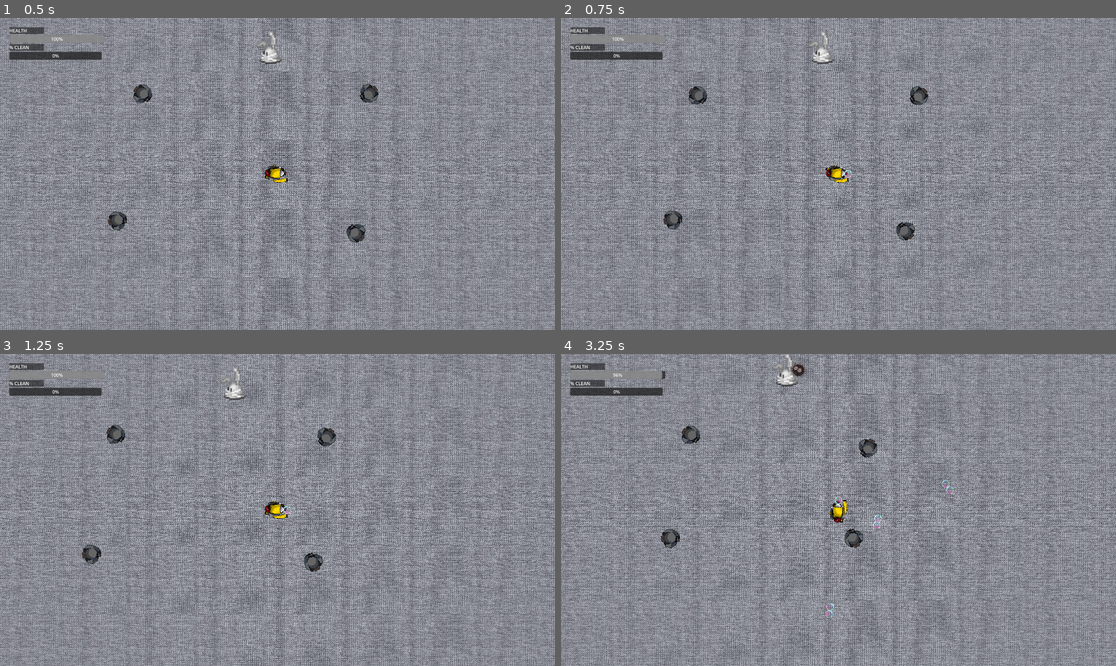
Above: before the commit, frames 1-4 (two rows, left to right).
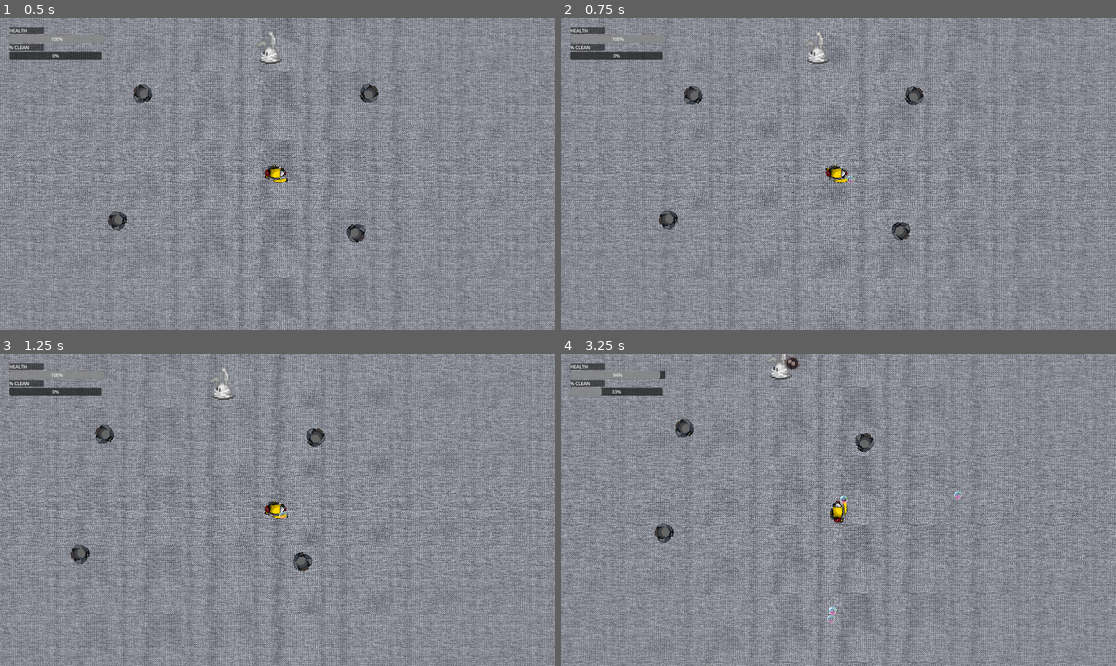
Above: after the commit, the same moments.

Repository: GGJ2025-Guac/GGJ2025
Game: Godot game, scene res://main.tscn
Same seed, same stepped clock (60 frames per second), same inputs: the game is played once before the commit and once after it.
Inputs:
- Up to frame 1 (0.5 s): no input
- Up to frame 2 (0.75 s): hold D (right) from 0.53 s (still down); hold Space (bubble) from 0.53 s (still down)
- Up to frame 3 (1.25 s): keep holding D (right); keep holding Space (bubble)
- Up to frame 4 (3.25 s): release D (right) at 1.28 s; release Space (bubble) at 1.28 s; hold S (down) 1.28-2.03 s; tap Space (bubble) at 1.35, 2.85 s; hold D (right) 2.03-2.78 s; hold Space (bubble) 2.03-2.78 s; hold W (up) from 2.78 s (still down)

Frame 1 is identical in both runs. In frame 2, 47% of the frame differs, in the area x 0-100%, y 0-100%; in frame 3, 51%; in frame 4, 52%.

Commit message:
Revert: Push
Revert commit 151cfc1 to get hit detection back for now; Cherry-picked changes to new-physics branch

Diff:
--- a/testinggodot/bubble.gd
+++ b/testinggodot/bubble.gd
@@ -1,19 +1,23 @@
-extends CharacterBody2D
+extends Area2D
 
 class_name Bubble
 
-var pos: Vector2
-var rot: float
-var direction: float
-var speed: float = 400
+var velocity: Vector2 = Vector2.ZERO
 
+# Called when the node enters the scene tree for the first time.
 func _ready() -> void:
-	global_position = pos
-	global_rotation = rot
+	pass # Replace with function body.
 
-func _physics_process(delta: float) -> void:
-	velocity = Vector2(speed, 0).rotated(direction)
-	move_and_slide()
+
+# Called every frame. 'delta' is the elapsed time since the previous frame.
+func _process(delta: float) -> void:
+	pass
+
+func _physics_process(delta: float):
+	position += velocity * delta
+
+func set_velocity(new_velocity: Vector2):
+	velocity = new_velocity
 
 func _on_pop_timer_timeout() -> void:
 	queue_free()
--- a/testinggodot/bubble.tscn
+++ b/testinggodot/bubble.tscn
@@ -6,7 +6,7 @@
 [sub_resource type="CircleShape2D" id="CircleShape2D_4mw8g"]
 radius = 24.0
 
-[node name="Bubble" type="CharacterBody2D"]
+[node name="Bubble" type="Area2D"]
 script = ExtResource("1_kvci8")
 
 [node name="Sprite2D" type="Sprite2D" parent="."]
@@ -21,4 +21,6 @@
 one_shot = true
 autostart = true
 
+[connection signal="area_entered" from="." to="." method="_on_area_entered"]
+[connection signal="body_entered" from="." to="." method="_on_body_entered"]
 [connection signal="timeout" from="PopTimer" to="." method="_on_pop_timer_timeout"]
--- a/testinggodot/cleaner.gd
+++ b/testinggodot/cleaner.gd
@@ -13,25 +13,15 @@
 signal cleaner_health_change(health)
 
 var speed: float = 500.0
+
 var health: float = 100.0
+
 var is_dead: bool = false
-var rapid_fire: bool = false
-var bubble_path = preload("res://bubble.tscn")
-
-var timer = null
-var bullet_delay = 0.5
-var can_shoot = true
 
 # Called when the node enters the scene tree for the first time.
 func _ready():
-	timer = Timer.new()
-	add_child(timer)
-	timer.set_one_shot(true)
-	timer.set_wait_time(bullet_delay)
-	timer.connect("timeout", Callable(self, "_on_timeout_complete"))
+	pass # Replace with function body.
 
-func _on_timeout_complete():
-	can_shoot = true
 
 # Called every frame. 'delta' is the elapsed time since the previous frame.
 func _process(delta: float):
@@ -66,17 +56,23 @@
 		shoot()
 
 func _input(event: InputEvent) -> void:
-	if Input.is_action_pressed("bubble") && can_shoot:
+	if Input.is_action_pressed("bubble"):
 		shoot()
 
 func shoot():
-	var bubble = bubble_path.instantiate()
-	bubble.direction = rotation
-	bubble.pos = global_position
-	bubble.rot = global_rotation
-	get_parent().add_child(bubble)
-	can_shoot = false
-	timer.start()
+	create_bubble()
+
+func create_bubble():
+	if Bubble:
+		var bubble_inst = Bubble.instantiate()
+
+		var direction = velocity.normalized()
+		if direction == Vector2.ZERO:
+			direction = Vector2.RIGHT
+
+		emit_signal("cleaner_shot_bubble", bubble_inst, gun_tip.global_position, direction)
+	else:
+		print("Bubble scene not assigned")
 
 func take_damage(amount: float):
 	health = max(health - amount, 0.0)
